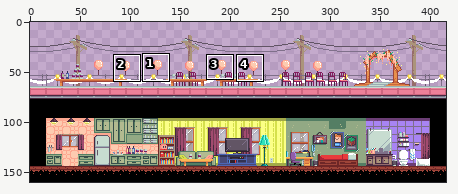
Sprite sheet: GDIM 61/Assets/Sprites/LevelMaps/Level2.png. Above, an overview of the earlier version with the close-up marked.
Close-up. As it was:
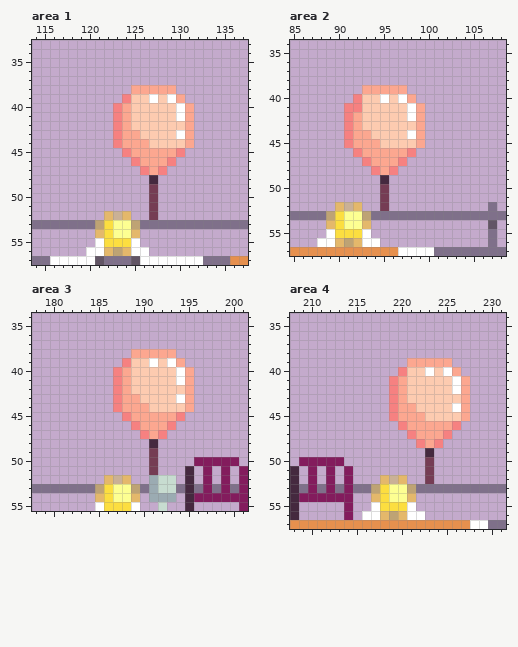
The file is 416x160 pixels. Colours within 5 levels of each other are drawn and written as one. Shown: area 1: x 114..137, y 33..57; area 2: x 85..108, y 34..57; area 3: x 178..201, y 34..55; area 4: x 208..231, y 34..57. The commit also changed other parts of the picture, which this record leaves out.
After:
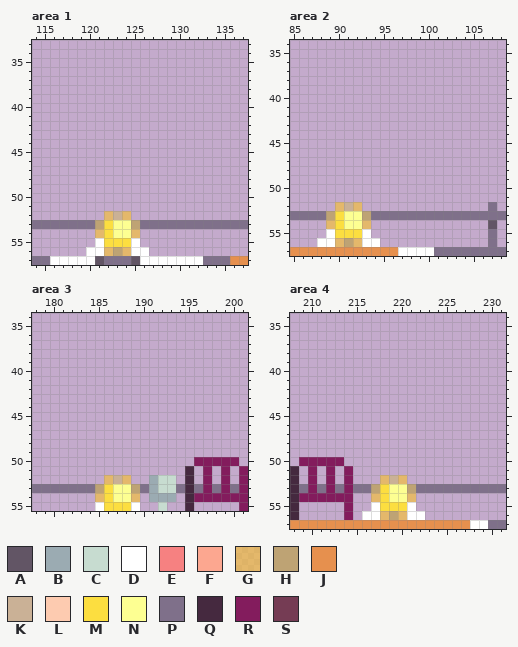
Palette (. is transparent): A #625565  B #9babb2  C #c7dcd0  D #ffffff  E #f68181  F #fca790  G #f9c22b99  H #bea374  J #e6904e  K #cab196  L #fdcbb0  M #fcde40  N #fdff92  P #7f708a  Q #45293f  R #831c5d  S #753c54
Changes in this commit:
Area 1:
y 38: x 125..129 FFFFF -> .....
y 39: x 124..130 ELLDLDF -> .......
y 40..41: x 123..131 EFLLLLLDF -> .........
y 42: x 123..131 EFLLLLLLF -> .........
y 43: x 123..131 EFFLLLLDF -> .........
y 44: x 123..131 EFFFLLLLF -> .........
y 45: x 124..130 EFFFFFE -> .......
y 46: x 125..129 EFFFE -> .....
y 47: x 126..128 EFE -> ...
y 48: x 127 Q -> .
y 49..52: x 127 S -> .
Area 2:
y 39: x 93..97 FFFFF -> .....
y 40: x 92..98 ELLDLDF -> .......
y 41: x 91..99 EELLLLLDF -> .........
y 42: x 91..99 EFLLLLLDF -> .........
y 43: x 91..99 EFLLLLLLF -> .........
y 44: x 91..99 EFFLLLLDF -> .........
y 45: x 91..99 EFFFLLLLF -> .........
y 46: x 92..98 EFFFFFE -> .......
y 47: x 93..97 EFFFE -> .....
y 48: x 94..96 EFE -> ...
y 49: x 95 Q -> .
y 50..52: x 95 S -> .
Area 3:
y 38: x 189..193 FFFFF -> .....
y 39: x 188..194 ELLDLDF -> .......
y 40..41: x 187..195 EFLLLLLDF -> .........
y 42: x 187..195 EFLLLLLLF -> .........
y 43: x 187..195 EFFLLLLDF -> .........
y 44: x 187..195 EFFFLLLLF -> .........
y 45: x 188..194 EFFFFFE -> .......
y 46: x 189..193 EFFFE -> .....
y 47: x 190..192 EFE -> ...
y 48: x 191 Q -> .
y 49..51: x 191 S -> .
Area 4:
y 39: x 221..225 FFFFF -> .....
y 40: x 220..226 ELLDLDF -> .......
y 41..42: x 219..227 EFLLLLLDF -> .........
y 43: x 219..227 EFLLLLLLF -> .........
y 44: x 219..227 EFFLLLLDF -> .........
y 45: x 219..227 EFFFLLLLF -> .........
y 46: x 220..226 EFFFFFE -> .......
y 47: x 221..225 EFFFE -> .....
y 48: x 222..224 EFE -> ...
y 49: x 223 Q -> .
y 50..52: x 223 S -> .
Changed places in both close-ups, as pixel boxes (x1, y1, x2, y2):
erased: (113, 85, 194, 220)
erased: (344, 85, 425, 211)
erased: (113, 349, 194, 475)
erased: (389, 358, 470, 484)
